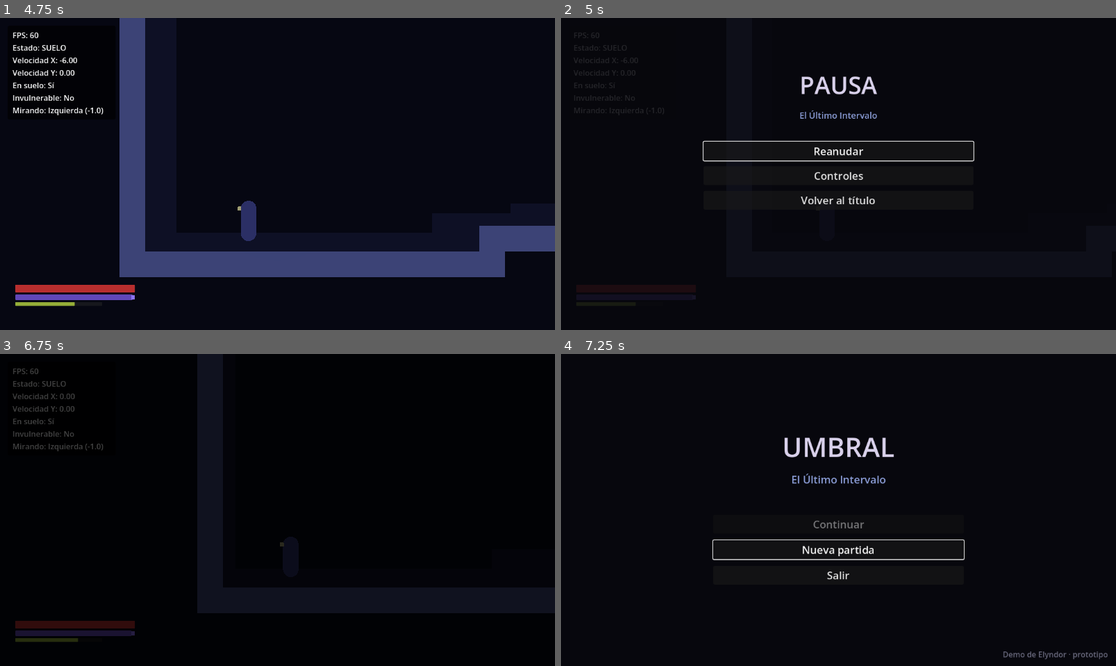
Above: before the commit, frames 1-4 (two rows, left to right).
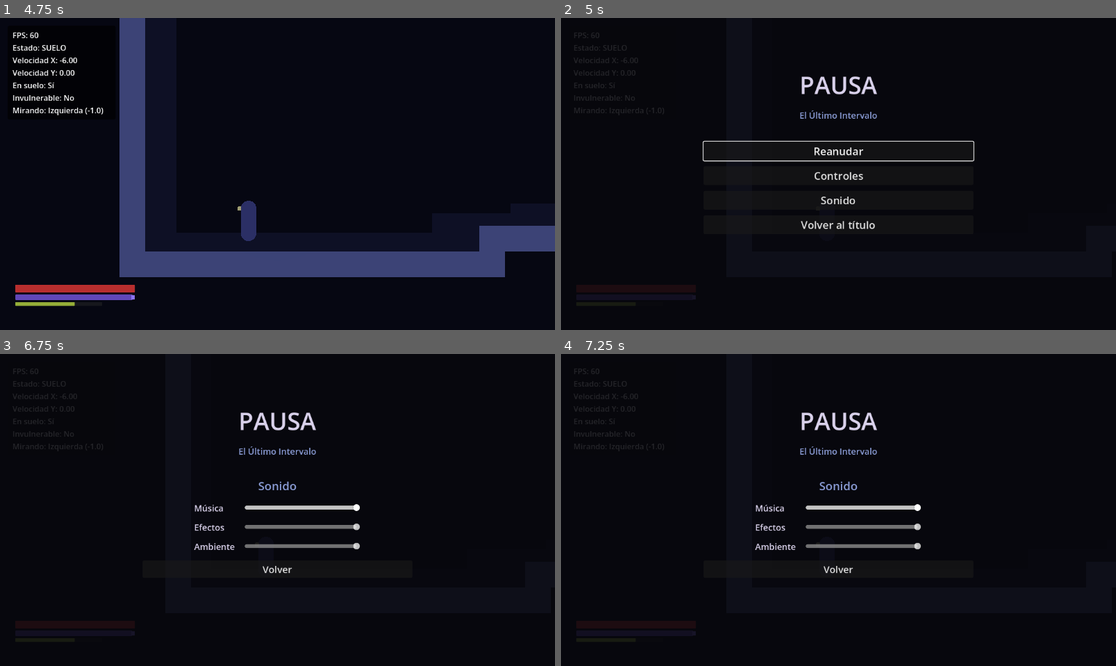
Above: after the commit, the same moments.

Repository: juanjoseorejuela87-cell/UMBRAL-EL-ULTIMO-INTERVALO
Game: Godot game, scene res://scenes/main/main.tscn
Same seed, same stepped clock (60 frames per second), same inputs: the game is played once before the commit and once after it.
Inputs (mouse positions are in pixels of both pictures, inside the frame that each line leads up to):
- Up to frame 1 (4.75 s): click "Nueva partida" at 0.5 s; move the mouse to (399, 158) at 1.27 s; hold D (mover_derecha) 1.28-2.03 s; tap J (atacar_ligero) at 1.35 s; click (399, 158) at 1.42 s; tap Space (saltar) at 1.52, 2.27, 3.77, 4.52 s; move the mouse to (166, 189) at 2.02 s; hold S (mover_abajo) 2.03-2.78 s; tap K (atacar_pesado) at 2.1 s; tap Enter at 2.75 s; move the mouse to (333, 105) at 2.77 s; hold D (mover_derecha) 2.78-3.53 s; hold F (coser) 2.78-3.53 s; move the mouse to (249, 236) at 3.52 s; hold W (mover_arriba) 3.53-4.28 s; tap Q (desfase) at 3.6 s; click (249, 236) at 3.67 s; move the mouse to (444, 220) at 4.27 s; hold A (mover_izquierda) from 4.28 s (still down); tap Shift (esquivar) at 4.35 s
- Up to frame 2 (5 s): keep holding A (mover_izquierda); tap Escape (pausa) at 4.9 s
- Up to frame 3 (6.75 s): release A (mover_izquierda) at 5 s; click "Controles" at 5 s; click "Volver" at 5.75 s; click (277, 534) at 6.5 s, where only the run after the commit has a clickable "Sonido"
- Up to frame 4 (7.25 s): no input

Frame 1 is identical in both runs. In frame 2, 0.4% of the frame differs, in the area x 43-57%, y 57-68%; in frame 3, 1.9%; in frame 4, 3.4%, in the area x 2-99%, y 4-98%.

Commit message:
[antigravity] Ambiente de las salas, sonidos de interfaz y volúmenes (TAREA-009)

Diff:
--- a/scenes/niveles/elyndor/barrio_desprendido.tscn
+++ b/scenes/niveles/elyndor/barrio_desprendido.tscn
@@ -15,6 +15,7 @@
 [ext_resource type="Script" path="res://scripts/core/mundo/punto_entrada.gd" id="13_entrada"]
 [ext_resource type="Script" path="res://scripts/core/mundo/transicion_sala.gd" id="14_transicion"]
 [ext_resource type="PackedScene" path="res://scenes/ui/pausa/menu_pausa.tscn" id="15_pausa"]
+[ext_resource type="Script" path="res://scripts/core/sonido/ambiente_sala.gd" id="16_ambiente"]
 
 [sub_resource type="StandardMaterial3D" id="Mat_piedra"]
 albedo_color = Color(0.32, 0.31, 0.36, 1)
@@ -355,3 +356,7 @@
 
 [node name="Forma" type="CollisionShape3D" parent="HaciaSalon"]
 shape = SubResource("Box_transicion_salon")
+
+[node name="AmbienteSala" type="Node" parent="."]
+script = ExtResource("16_ambiente")
+pista = &"elyndor"
--- a/scenes/niveles/elyndor/salon_prefecto.tscn
+++ b/scenes/niveles/elyndor/salon_prefecto.tscn
@@ -12,6 +12,7 @@
 [ext_resource type="Script" path="res://scripts/core/mundo/transicion_sala.gd" id="10_transicion"]
 [ext_resource type="PackedScene" path="res://scenes/mundo/fragmento/fragmento.tscn" id="11_fragmento"]
 [ext_resource type="PackedScene" path="res://scenes/ui/pausa/menu_pausa.tscn" id="12_pausa"]
+[ext_resource type="Script" path="res://scripts/core/sonido/ambiente_sala.gd" id="13_ambiente"]
 
 [sub_resource type="BoxShape3D" id="Box_transicion"]
 size = Vector3(1, 5, 4)
@@ -235,3 +236,7 @@
 
 [node name="Forma" type="CollisionShape3D" parent="HaciaFinDemo"]
 shape = SubResource("Box_transicion")
+
+[node name="AmbienteSala" type="Node" parent="."]
+script = ExtResource("13_ambiente")
+pista = &"prefecto"
--- a/scenes/ui/fin_demo/fin_demo.gd
+++ b/scenes/ui/fin_demo/fin_demo.gd
@@ -4,11 +4,16 @@
 
 const ESCENA_TITULO: String = "res://scenes/ui/titulo/titulo.tscn"
 
+var _foco_inicial_dado: bool = false
+
 @onready var resumen: Label = %Resumen
 @onready var boton_titulo: Button = %VolverTitulo
 
 
 func _ready() -> void:
+	if GestorSonido.global() != null:
+		GestorSonido.global().ambiente(&"")
+
 	var partida: GestorPartida = GestorPartida.global()
 	resumen.text = "Fragmentos de Continuidad: %d\nAnclas estabilizadas: %d\nRemiendos: %d\nEl Prefecto de las Puertas: %s" % [
 		partida.fragmentos.size(),
@@ -16,8 +21,29 @@
 		partida.remiendos.size(),
 		"derrotado" if partida.evento_ocurrido(Prefecto.EVENTO_DERROTA) else "en pie",
 	]
+
+	_conectar_sonidos_boton(boton_titulo)
 	boton_titulo.pressed.connect(volver_al_titulo)
 	boton_titulo.grab_focus.call_deferred()
+	_activar_sonido_foco_tras_frame()
+
+
+func _conectar_sonidos_boton(boton: Button) -> void:
+	boton.focus_entered.connect(func() -> void:
+		if not _foco_inicial_dado:
+			return
+		if GestorSonido.global() != null:
+			GestorSonido.global().reproducir(&"ui_mover")
+	)
+	boton.pressed.connect(func() -> void:
+		if GestorSonido.global() != null:
+			GestorSonido.global().reproducir(&"ui_aceptar")
+	)
+
+
+func _activar_sonido_foco_tras_frame() -> void:
+	await get_tree().process_frame
+	_foco_inicial_dado = true
 
 
 func volver_al_titulo() -> void:
--- a/scenes/ui/pausa/menu_pausa.gd
+++ b/scenes/ui/pausa/menu_pausa.gd
@@ -1,6 +1,6 @@
 class_name MenuPausa
 extends CanvasLayer
-## Menú de pausa del juego con lista legible de controles.
+## Menú de pausa del juego con lista legible de controles y ajustes de sonido.
 ## Se abre y cierra con Esc o con el botón Start del mando.
 ## Al pausar, detiene el árbol del juego (get_tree().paused = true).
 
@@ -24,14 +24,24 @@
 
 var _abierto: bool = false
 var _ultimo_frame_accion: int = -1
+var _foco_inicial_dado: bool = false
 
 @onready var panel_raiz: Control = %PanelRaiz
 @onready var menu_opciones: VBoxContainer = %MenuOpciones
 @onready var panel_controles: VBoxContainer = %PanelControles
+@onready var panel_sonido: VBoxContainer = %PanelSonido
+
 @onready var boton_reanudar: Button = %Reanudar
 @onready var boton_controles: Button = %Controles
+@onready var boton_sonido: Button = %Sonido
 @onready var boton_volver_titulo: Button = %VolverTitulo
 @onready var boton_volver_menu: Button = %VolverMenu
+@onready var boton_volver_sonido: Button = %VolverSonido
+
+@onready var deslizador_musica: HSlider = %DeslizadorMusica
+@onready var deslizador_efectos: HSlider = %DeslizadorEfectos
+@onready var deslizador_ambiente: HSlider = %DeslizadorAmbiente
+
 @onready var texto_controles: Label = %TextoControles
 
 
@@ -40,13 +50,64 @@
 	asegurar_accion_pausa()
 	_generar_lista_controles()
 
+	# Conexiones de botones principales
 	boton_reanudar.pressed.connect(cerrar)
 	boton_controles.pressed.connect(mostrar_controles)
+	boton_sonido.pressed.connect(mostrar_sonido)
 	boton_volver_titulo.pressed.connect(volver_al_titulo)
 	boton_volver_menu.pressed.connect(mostrar_menu_principal)
+	boton_volver_sonido.pressed.connect(mostrar_menu_principal)
+
+	# Sonidos de interfaz para botones
+	for btn: Button in [boton_reanudar, boton_controles, boton_sonido, boton_volver_titulo, boton_volver_menu, boton_volver_sonido]:
+		_conectar_sonidos_boton(btn)
+
+	# Sonidos y eventos de los deslizadores
+	for sld: HSlider in [deslizador_musica, deslizador_efectos, deslizador_ambiente]:
+		_conectar_sonidos_deslizador(sld)
+
+	deslizador_musica.value_changed.connect(func(v: float) -> void:
+		if GestorSonido.global() != null:
+			GestorSonido.global().fijar_volumen(GestorSonido.BUS_MUSICA, v)
+	)
+	deslizador_efectos.value_changed.connect(func(v: float) -> void:
+		if GestorSonido.global() != null:
+			GestorSonido.global().fijar_volumen(GestorSonido.BUS_EFECTOS, v)
+	)
+	deslizador_ambiente.value_changed.connect(func(v: float) -> void:
+		if GestorSonido.global() != null:
+			GestorSonido.global().fijar_volumen(GestorSonido.BUS_AMBIENTE, v)
+	)
 
 	visible = false
 	panel_raiz.visible = false
+
+
+func _conectar_sonidos_boton(boton: Button) -> void:
+	boton.focus_entered.connect(func() -> void:
+		if not _foco_inicial_dado:
+			return
+		if GestorSonido.global() != null:
+			GestorSonido.global().reproducir(&"ui_mover")
+	)
+	boton.pressed.connect(func() -> void:
+		if GestorSonido.global() != null:
+			GestorSonido.global().reproducir(&"ui_aceptar")
+	)
+
+
+func _conectar_sonidos_deslizador(sld: HSlider) -> void:
+	sld.focus_entered.connect(func() -> void:
+		if not _foco_inicial_dado:
+			return
+		if GestorSonido.global() != null:
+			GestorSonido.global().reproducir(&"ui_mover")
+	)
+
+
+func _activar_sonido_foco_tras_frame() -> void:
+	await get_tree().process_frame
+	_foco_inicial_dado = true
 
 
 static func asegurar_accion_pausa() -> void:
@@ -104,13 +165,43 @@
 func mostrar_menu_principal() -> void:
 	menu_opciones.visible = true
 	panel_controles.visible = false
+	panel_sonido.visible = false
+	_foco_inicial_dado = false
 	boton_reanudar.grab_focus.call_deferred()
+	_activar_sonido_foco_tras_frame()
 
 
 func mostrar_controles() -> void:
 	menu_opciones.visible = false
 	panel_controles.visible = true
+	panel_sonido.visible = false
+	_foco_inicial_dado = false
 	boton_volver_menu.grab_focus.call_deferred()
+	_activar_sonido_foco_tras_frame()
+
+
+func mostrar_sonido() -> void:
+	_actualizar_deslizadores_sonido()
+	menu_opciones.visible = false
+	panel_controles.visible = false
+	panel_sonido.visible = true
+	_foco_inicial_dado = false
+	deslizador_musica.grab_focus.call_deferred()
+	_activar_sonido_foco_tras_frame()
+
+
+func _actualizar_deslizadores_sonido() -> void:
+	var idx_m: int = AudioServer.get_bus_index(GestorSonido.BUS_MUSICA)
+	if idx_m >= 0 and is_instance_valid(deslizador_musica):
+		deslizador_musica.set_value_no_signal(db_to_linear(AudioServer.get_bus_volume_db(idx_m)))
+
+	var idx_e: int = AudioServer.get_bus_index(GestorSonido.BUS_EFECTOS)
+	if idx_e >= 0 and is_instance_valid(deslizador_efectos):
+		deslizador_efectos.set_value_no_signal(db_to_linear(AudioServer.get_bus_volume_db(idx_e)))
+
+	var idx_a: int = AudioServer.get_bus_index(GestorSonido.BUS_AMBIENTE)
+	if idx_a >= 0 and is_instance_valid(deslizador_ambiente):
+		deslizador_ambiente.set_value_no_signal(db_to_linear(AudioServer.get_bus_volume_db(idx_a)))
 
 
 func volver_al_titulo() -> void:
--- a/scenes/ui/pausa/menu_pausa.tscn
+++ b/scenes/ui/pausa/menu_pausa.tscn
@@ -77,6 +77,12 @@
 theme_override_font_sizes/font_size = 22
 text = "Controles"
 
+[node name="Sonido" type="Button" parent="PanelRaiz/Centro/MenuOpciones"]
+unique_name_in_owner = true
+layout_mode = 2
+theme_override_font_sizes/font_size = 22
+text = "Sonido"
+
 [node name="VolverTitulo" type="Button" parent="PanelRaiz/Centro/MenuOpciones"]
 unique_name_in_owner = true
 layout_mode = 2
@@ -105,3 +111,71 @@
 layout_mode = 2
 theme_override_font_sizes/font_size = 20
 text = "Volver"
+
+[node name="PanelSonido" type="VBoxContainer" parent="PanelRaiz/Centro"]
+unique_name_in_owner = true
+visible = false
+layout_mode = 2
+theme_override_constants/separation = 16
+
+[node name="SubtituloSonido" type="Label" parent="PanelRaiz/Centro/PanelSonido"]
+layout_mode = 2
+theme_override_colors/font_color = Color(0.55, 0.62, 0.85, 1)
+theme_override_font_sizes/font_size = 24
+text = "Sonido"
+horizontal_alignment = 1
+
+[node name="GridSonido" type="GridContainer" parent="PanelRaiz/Centro/PanelSonido"]
+layout_mode = 2
+size_flags_horizontal = 4
+theme_override_constants/h_separation = 20
+theme_override_constants/v_separation = 14
+columns = 2
+
+[node name="LabelMusica" type="Label" parent="PanelRaiz/Centro/PanelSonido/GridSonido"]
+layout_mode = 2
+theme_override_colors/font_color = Color(0.85, 0.82, 0.92, 1)
+theme_override_font_sizes/font_size = 18
+text = "Música"
+
+[node name="DeslizadorMusica" type="HSlider" parent="PanelRaiz/Centro/PanelSonido/GridSonido"]
+unique_name_in_owner = true
+custom_minimum_size = Vector2(240, 24)
+layout_mode = 2
+max_value = 1.0
+step = 0.05
+value = 1.0
+
+[node name="LabelEfectos" type="Label" parent="PanelRaiz/Centro/PanelSonido/GridSonido"]
+layout_mode = 2
+theme_override_colors/font_color = Color(0.85, 0.82, 0.92, 1)
+theme_override_font_sizes/font_size = 18
+text = "Efectos"
+
+[node name="DeslizadorEfectos" type="HSlider" parent="PanelRaiz/Centro/PanelSonido/GridSonido"]
+unique_name_in_owner = true
+custom_minimum_size = Vector2(240, 24)
+layout_mode = 2
+max_value = 1.0
+step = 0.05
+value = 1.0
+
+[node name="LabelAmbiente" type="Label" parent="PanelRaiz/Centro/PanelSonido/GridSonido"]
+layout_mode = 2
+theme_override_colors/font_color = Color(0.85, 0.82, 0.92, 1)
+theme_override_font_sizes/font_size = 18
+text = "Ambiente"
+
+[node name="DeslizadorAmbiente" type="HSlider" parent="PanelRaiz/Centro/PanelSonido/GridSonido"]
+unique_name_in_owner = true
+custom_minimum_size = Vector2(240, 24)
+layout_mode = 2
+max_value = 1.0
+step = 0.05
+value = 1.0
+
+[node name="VolverSonido" type="Button" parent="PanelRaiz/Centro/PanelSonido"]
+unique_name_in_owner = true
+layout_mode = 2
+theme_override_font_sizes/font_size = 20
+text = "Volver"
--- a/scenes/ui/titulo/titulo.gd
+++ b/scenes/ui/titulo/titulo.gd
@@ -5,6 +5,7 @@
 const ESCENA_INICIAL: String = "res://scenes/niveles/elyndor/barrio_desprendido.tscn"
 
 var _confirmando_nueva: bool = false
+var _foco_inicial_dado: bool = false
 
 @onready var boton_continuar: Button = %Continuar
 @onready var boton_nueva: Button = %NuevaPartida
@@ -12,12 +13,38 @@
 
 
 func _ready() -> void:
+	if GestorSonido.global() != null:
+		GestorSonido.global().ambiente(&"")
+
+	_conectar_sonidos_boton(boton_continuar)
+	_conectar_sonidos_boton(boton_nueva)
+	_conectar_sonidos_boton(boton_salir)
+
 	boton_continuar.pressed.connect(continuar)
 	boton_nueva.pressed.connect(nueva_partida)
 	boton_salir.pressed.connect(func() -> void: get_tree().quit())
 	var hay_partida: bool = GestorPartida.global().hay_reaparicion
 	boton_continuar.disabled = not hay_partida
 	(boton_continuar if hay_partida else boton_nueva).grab_focus.call_deferred()
+	_activar_sonido_foco_tras_frame()
+
+
+func _conectar_sonidos_boton(boton: Button) -> void:
+	boton.focus_entered.connect(func() -> void:
+		if not _foco_inicial_dado:
+			return
+		if GestorSonido.global() != null:
+			GestorSonido.global().reproducir(&"ui_mover")
+	)
+	boton.pressed.connect(func() -> void:
+		if GestorSonido.global() != null:
+			GestorSonido.global().reproducir(&"ui_aceptar")
+	)
+
+
+func _activar_sonido_foco_tras_frame() -> void:
+	await get_tree().process_frame
+	_foco_inicial_dado = true
 
 
 func continuar() -> void:
--- /dev/null
+++ b/tests/test_sonido_ui.gd
@@ -0,0 +1,120 @@
+extends SceneTree
+## Prueba automática del ambiente sonoro de las salas, sonidos de interfaz y volúmenes (TAREA-009).
+## Uso: Godot_console.exe --headless --path D:\UMBRAL -s res://tests/test_sonido_ui.gd
+## Código de salida = número de comprobaciones fallidas.
+
+const BARRIO: String = "res://scenes/niveles/elyndor/barrio_desprendido.tscn"
+const SALON: String = "res://scenes/niveles/elyndor/salon_prefecto.tscn"
+const TITULO: String = "res://scenes/ui/titulo/titulo.tscn"
+const FIN: String = "res://scenes/ui/fin_demo/fin_demo.tscn"
+const PAUSA: String = "res://scenes/ui/pausa/menu_pausa.tscn"
+
+var _sonido: GestorSonido
+var _fallos: int = 0
+
+
+func _initialize() -> void:
+	ConfigControles.registrar()
+	_sonido = GestorSonido.global()
+	_ejecutar.call_deferred()
+
+
+func _ejecutar() -> void:
+	await _esperar(3)
+
+	# 1. El Barrio fija el ambiente «elyndor»
+	var escena_barrio: PackedScene = load(BARRIO) as PackedScene
+	_comprobar(escena_barrio != null, "la escena del Barrio existe")
+	var nodo_barrio: Node = escena_barrio.instantiate()
+	root.add_child(nodo_barrio)
+	await _esperar(3)
+	_comprobar(_sonido.ambiente_actual() == &"elyndor", "el Barrio Desprendido activa el ambiente «elyndor»")
+	nodo_barrio.queue_free()
+	await _esperar(3)
+
+	# 2. El Salón fija el ambiente «prefecto»
+	var escena_salon: PackedScene = load(SALON) as PackedScene
+	_comprobar(escena_salon != null, "la escena del Salón existe")
+	var nodo_salon: Node = escena_salon.instantiate()
+	root.add_child(nodo_salon)
+	await _esperar(3)
+	_comprobar(_sonido.ambiente_actual() == &"prefecto", "el Salón del Prefecto activa el ambiente «prefecto»")
+	nodo_salon.queue_free()
+	await _esperar(3)
+
+	# 3. La pantalla de título detiene el ambiente (&"")
+	var escena_titulo: PackedScene = load(TITULO) as PackedScene
+	_comprobar(escena_titulo != null, "la pantalla de título existe")
+	var nodo_titulo: Node = escena_titulo.instantiate()
+	root.add_child(nodo_titulo)
+	await _esperar(3)
+	_comprobar(_sonido.ambiente_actual() == &"", "la pantalla de título detiene el ambiente")
+	nodo_titulo.queue_free()
+	await _esperar(3)
+
+	# 4. El fin de la demo también detiene el ambiente
+	_sonido.ambiente(&"elyndor")
+	var escena_fin: PackedScene = load(FIN) as PackedScene
+	var nodo_fin: Node = escena_fin.instantiate()
+	root.add_child(nodo_fin)
+	await _esperar(3)
+	_comprobar(_sonido.ambiente_actual() == &"", "la pantalla de fin de la demo detiene el ambiente")
+	nodo_fin.queue_free()
+	await _esperar(3)
+
+	# 5. Volúmenes en el menú de pausa: mover un deslizador cambia el volumen del bus
+	var escena_pausa: PackedScene = load(PAUSA) as PackedScene
+	var menu: MenuPausa = escena_pausa.instantiate() as MenuPausa
+	root.add_child(menu)
+	menu.abrir()
+	menu.mostrar_sonido()
+	await _esperar(3)
+
+	_comprobar(menu.panel_sonido.visible, "la sección de sonido es visible en el menú de pausa")
+
+	# Probar cambio en deslizador de música
+	menu.deslizador_musica.value = 0.65
+	await _esperar(2)
+	var db_m: float = AudioServer.get_bus_volume_db(AudioServer.get_bus_index(GestorSonido.BUS_MUSICA))
+	_comprobar(absf(db_m - linear_to_db(0.65)) < 0.02, "el deslizador de música ajusta el bus Música (db = %.2f)" % db_m)
+
+	# Probar cambio en deslizador de efectos
+	menu.deslizador_efectos.value = 0.40
+	await _esperar(2)
+	var db_e: float = AudioServer.get_bus_volume_db(AudioServer.get_bus_index(GestorSonido.BUS_EFECTOS))
+	_comprobar(absf(db_e - linear_to_db(0.40)) < 0.02, "el deslizador de efectos ajusta el bus Efectos (db = %.2f)" % db_e)
+
+	# Probar cambio en deslizador de ambiente
+	menu.deslizador_ambiente.value = 0.25
+	await _esperar(2)
+	var db_a: float = AudioServer.get_bus_volume_db(AudioServer.get_bus_index(GestorSonido.BUS_AMBIENTE))
+	_comprobar(absf(db_a - linear_to_db(0.25)) < 0.02, "el deslizador de ambiente ajusta el bus Ambiente (db = %.2f)" % db_a)
+
+	# Probar que al volver a abrir la sección muestra los volúmenes actuales
+	menu.mostrar_menu_principal()
+	await _esperar(2)
+	_sonido.fijar_volumen(GestorSonido.BUS_EFECTOS, 0.85)
+	menu.mostrar_sonido()
+	await _esperar(2)
+	_comprobar(absf(menu.deslizador_efectos.value - 0.85) < 0.02, "los deslizadores leen el volumen actual del bus al abrir la sección")
+
+	# Restaurar volúmenes
+	_sonido.fijar_volumen(GestorSonido.BUS_MUSICA, 1.0)
+	_sonido.fijar_volumen(GestorSonido.BUS_EFECTOS, 1.0)
+	_sonido.fijar_volumen(GestorSonido.BUS_AMBIENTE, 1.0)
+	menu.cerrar()
+	menu.queue_free()
+
+	print("RESULTADO: %s (%d fallos)" % ["OK" if _fallos == 0 else "FALLO", _fallos])
+	quit(_fallos)
+
+
+func _esperar(frames: int) -> void:
+	for i: int in frames:
+		await process_frame
+
+
+func _comprobar(condicion: bool, descripcion: String) -> void:
+	print(("  [OK]    " if condicion else "  [FALLO] ") + descripcion)
+	if not condicion:
+		_fallos += 1
Not shown, added: tests/test_sonido_ui.gd.uid
Not shown, changed: comunicacion/CANAL.md
Not shown, changed: documentation/tareas/TAREA-009-ambiente-y-sonido-ui.md
